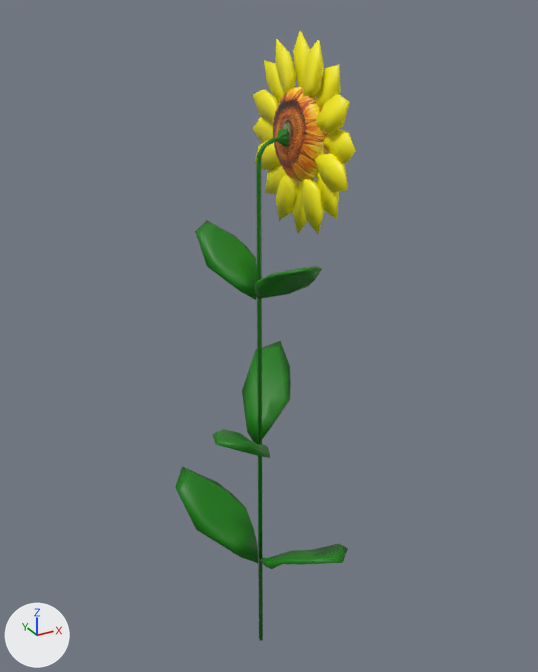
The glTF model assets/models/sunfLower.glb: old version first, new version second.
Rendered twice from a camera (50 mm lens) standing at (-7.69, -14.34, 16.56) and looking at (0.35, 0.27, 9.26). Arrows for +X, +Y and +Z are at lower left; the lights stay in place. Vertices at the same position are counted once.

Names of what the first picture shows: 'FlowerCore'.
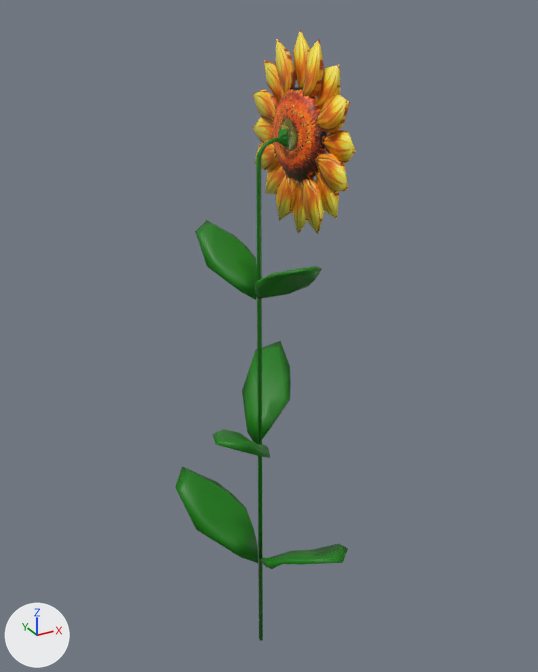
The change, as a list of edits to the scene's bpy script:
```text
Add img_flowers_yellow:
    img_flowers_yellow = load_image('Flowers_yellow', '_unpacked/Flowers_yellow', 256, 256, 'sRGB')
Add img_sunflower_core:
    img_sunflower_core = load_image('sunfLower_core', '_unpacked/sunfLower_core', 821, 749, 'sRGB')
Change mat_flowercore:
    mat_flowercore.texture: img_a_watercolor_sunflower_floral_on_white_background_2 -> img_sunflower_core
Change mat_flower:
    remove mat_flower.base_color = (1.0, 0.912, 0.0)  # yellow #fff500
    add mat_flower.texture = img_flowers_yellow
Change me_sphere:
    where me_sphere.from_pydata(...)  # 1092 vertices, 2114 faces; spans x -2.1..1.7, y -2.9..2.8, z -0.1..16.1
    used by ob_flowercore; location = (0.0, 0.0, 0.0)
    me_sphere part 1: texture (UV) coordinates of 1472 of 2114 faces, centred in x 0.6..1.2, y -2.0..2.0, z 12.0..16.0, changed; they spanned u 0.05..0.97, v 0.03..0.95 and now span u -0.01..0.99, v -0.01..1.02
```

Boxes [x1, y1, x2, y2] around the edits, measured in the pictures (538 x 672 px):
'FlowerCore', surface changed: [252, 30, 356, 234] in both
